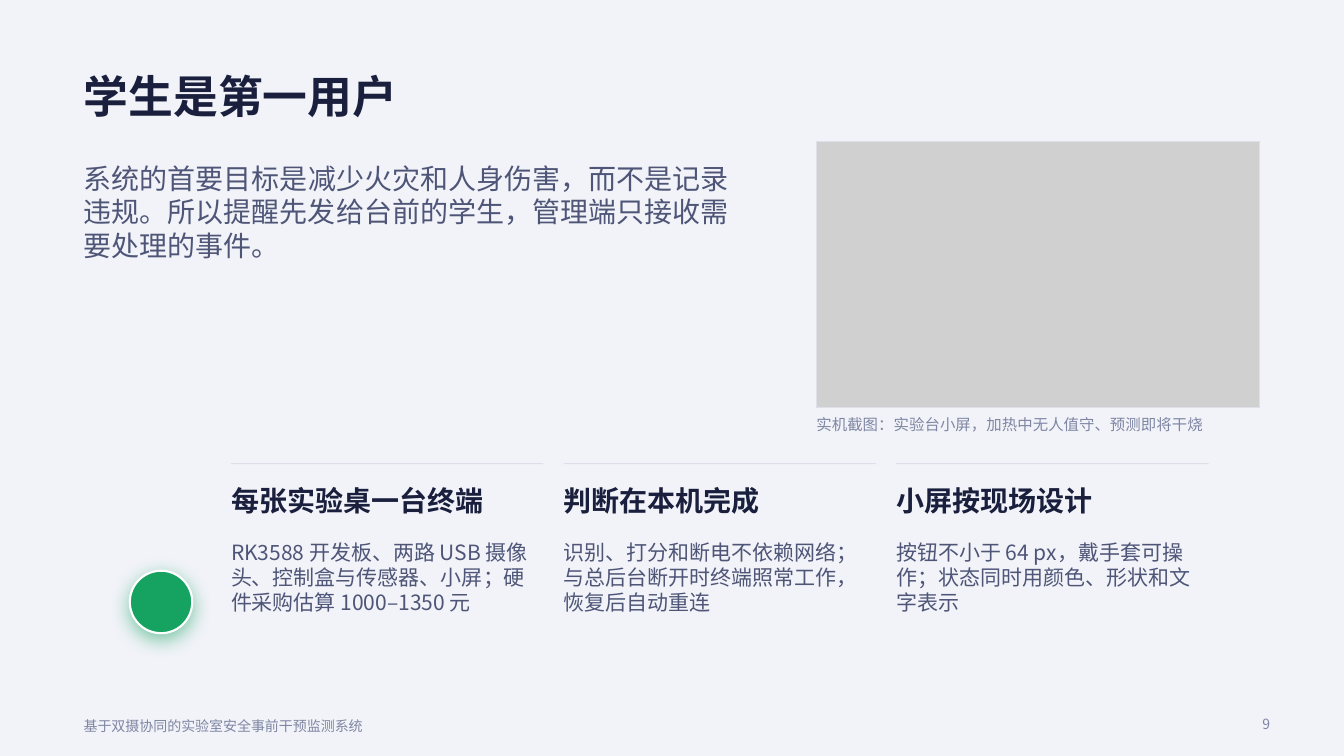
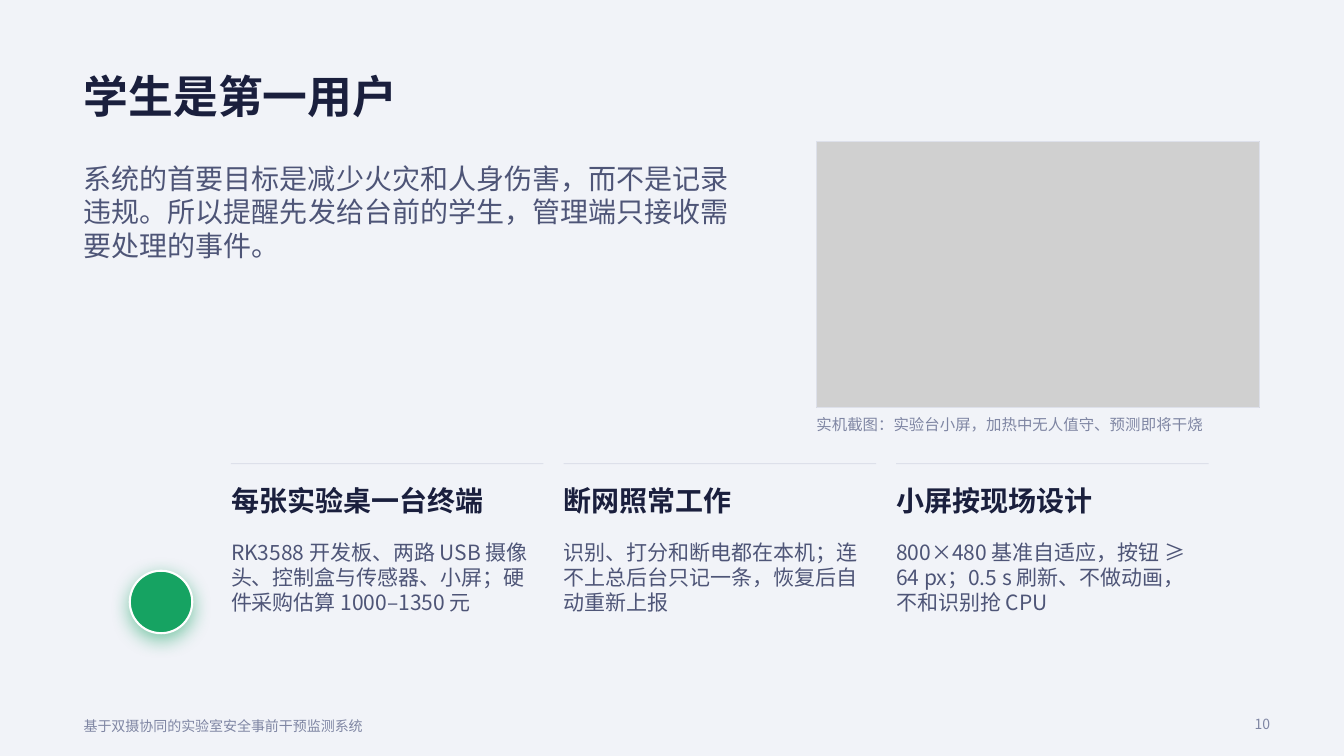
Before and after one commit to SSSSSmilewei/lab-safety-monitor, a slide deck: slide 10 of slides/实验室安全答辩.pptx (slide 9 before the commit). Drawn at 1344x756 pixels with LibreOffice and Linux fonts; fonts in the diff are those of the drawing; grey boxes stand for pictures. Boxes give left, top, right and bottom in pixels: in the first picture for what was removed or moved away, otherwise in the second. Text is boxed around its words. In the diff, an @@ line names an element or a change of style, - is before the commit and + after.

```diff
--- a/slides/实验室安全答辩.pptx
+++ b/slides/实验室安全答辩.pptx
@@ text at [564, 487, 732, 514]: text changed @@
-判断在本机完成
+断网照常工作
@@ text at [564, 542, 858, 612]: text changed @@
-识别、打分和断电不依赖网络；与总后台断开时终端照常工作，恢复后自动重连
+识别、打分和断电都在本机；连不上总后台只记一条，恢复后自动重新上报
@@ text at [896, 542, 1185, 612]: text changed @@
-按钮不小于 64 px，戴手套可操作；状态同时用颜色、形状和文字表示
+800×480 基准自适应，按钮 ≥ 64 px；0.5 s 刷新、不做动画，不和识别抢 CPU
@@ page number at [1255, 719, 1271, 729]: text changed @@
-9
+10
```
Also in this commit, not shown: 5 other slides changed, 7 slides added, 5 slides removed, 7 other files.
